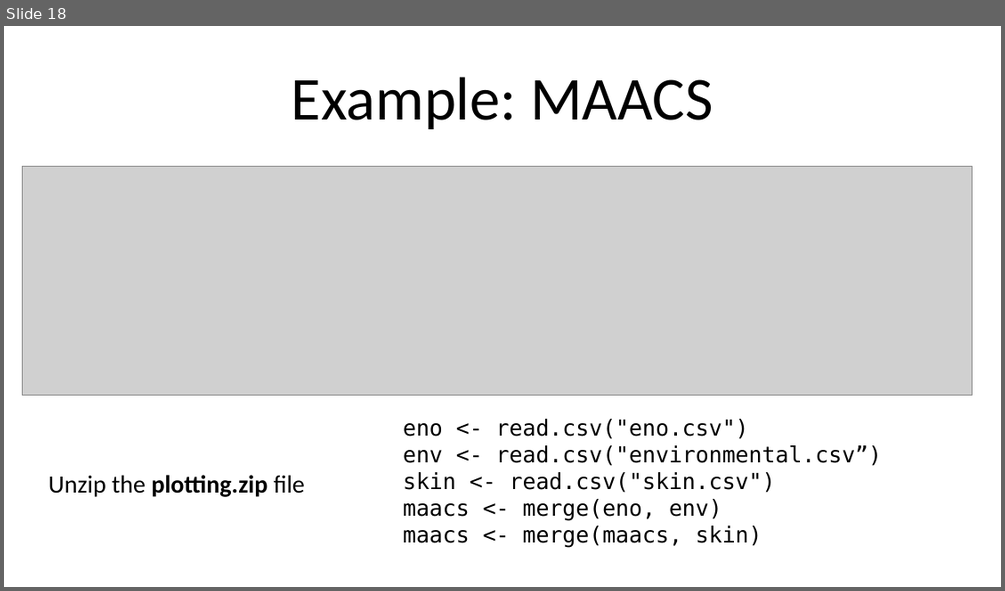
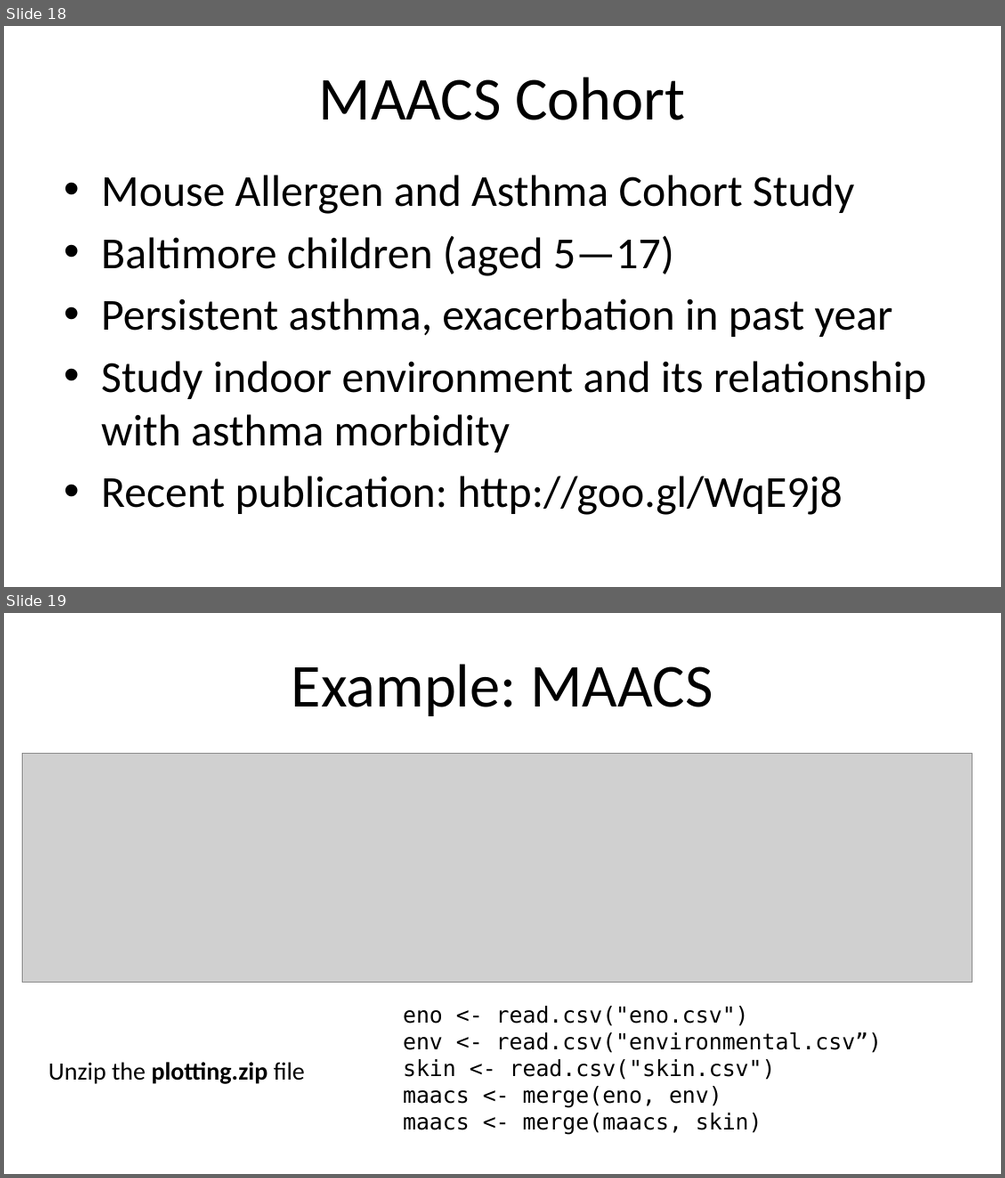
Before and after one commit to Max201510/Biostat776, a slide deck: notes/ggplot2_part1.pptx. Shown one above the other, each under a label of ours: slide 18 before the commit, slides 18 and 19 after it. The pictures are 1005x591 and 1005x1178 pixels, drawn with LibreOffice and Linux fonts; fonts in the diff are those of the drawing; grey boxes stand for pictures. Boxes give left, top, right and bottom in pixels: in the first picture for what was removed or moved away, otherwise in the second. Text is boxed around its words. In the diff, an @@ line names an element or a change of style, - is before the commit and + after.

```diff
--- a/notes/ggplot2_part1.pptx
+++ b/notes/ggplot2_part1.pptx
@@ slide 18 added at (4, 26, 1001, 587), background #FFFFFF @@
@@ title added at (319, 77, 685, 120), 44 pt, text #000000 @@
+MAACS Cohort
@@ text added at (101, 175, 927, 515), 32 pt, text #000000 @@
+• Mouse Allergen and Asthma Cohort Study
+• Baltimore children (aged 5—17)
+• Persistent asthma, exacerbation in past year
+• Study indoor environment and its relationship with asthma morbidity
+• Recent publication: http://goo.gl/WqE9j8
@@ what was slide 18 is now slide 19 @@
```
Also in this commit, not shown: 8 slides changed.
